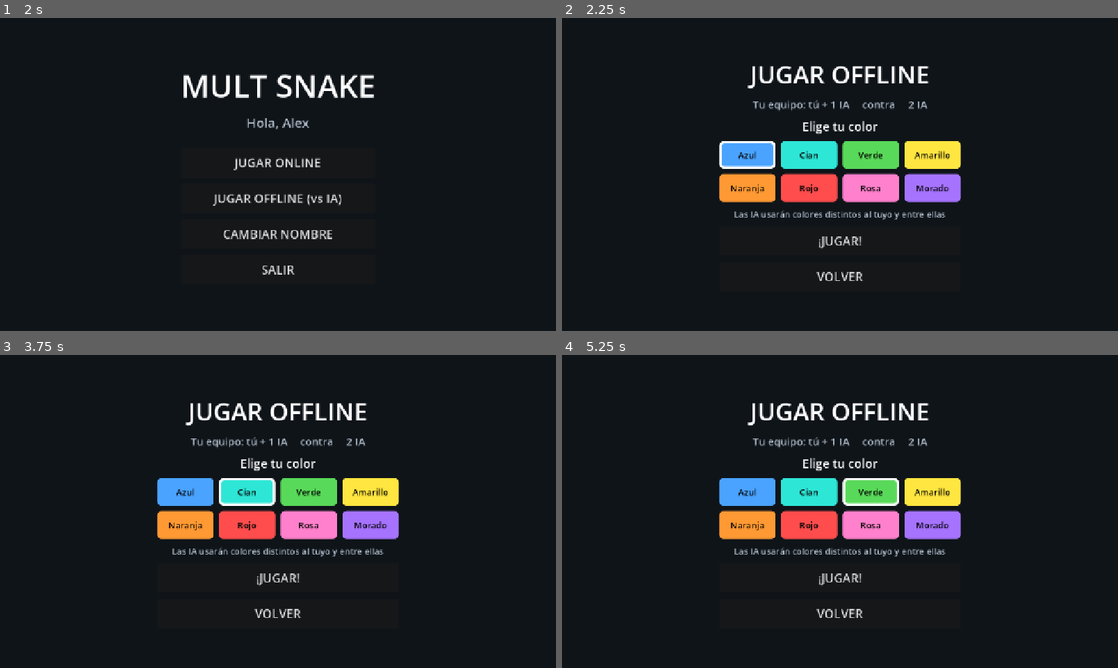
Above: before the commit, frames 1-4 (two rows, left to right).
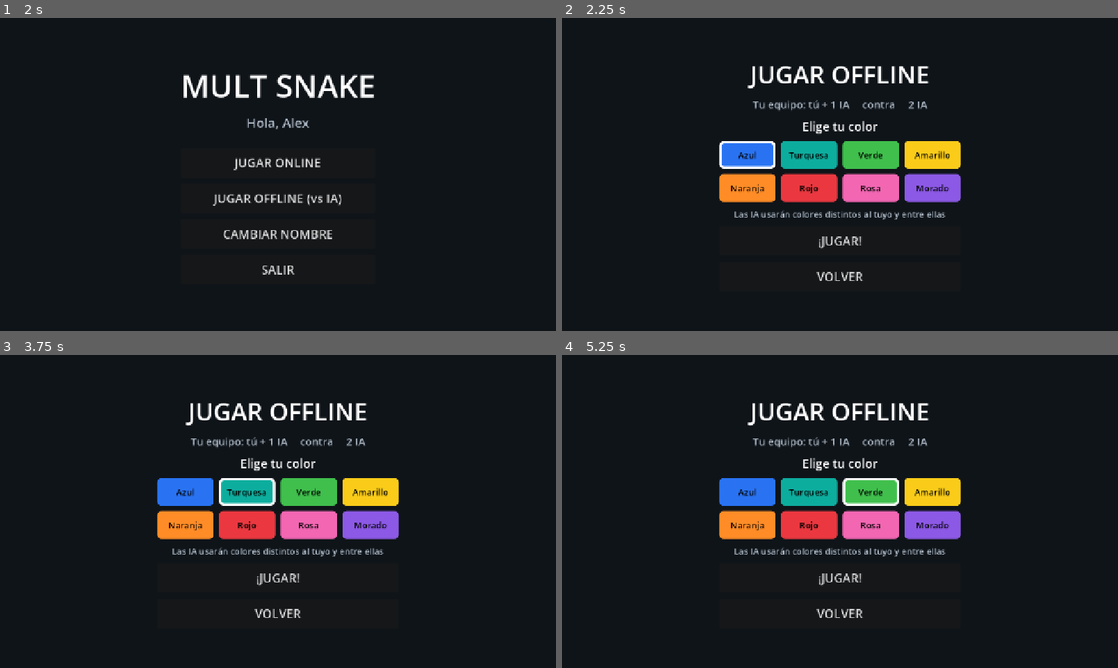
Above: after the commit, the same moments.

Repository: adrianespinosa-es/Multi-Snake
Game: Godot game, scene res://main.tscn
Two runs of this game, one before a commit and one after it. Both use one fixed random seed, a clock stepped at 60 frames per second and the inputs below.
Inputs (mouse positions are in pixels of both pictures, inside the frame that each line leads up to):
- Up to frame 1 (2 s): click (278, 208) at 0.52 s; type "Alex" at 0.6 s; click "ENTRAR" at 1.25 s
- Up to frame 2 (2.25 s): click "JUGAR OFFLINE (vs IA)" at 2 s
- Up to frame 3 (3.75 s): click "Azul" at 2.75 s; click (244, 492) at 3.5 s, where only the run before the commit has a clickable "Cian"
- Up to frame 4 (5.25 s): click (806, 492) at 4.25 s, where only the run after the commit has a clickable "Turquesa"; click "Verde" at 5 s

Frame 1 is identical in both runs. In frame 2, 4.8% of the frame differs, in the area x 28-72%, y 39-59%; in frame 3, 4.8%; in frame 4, 4.7%.

Commit message:
v0.3: pierden puntos al morir, fondo pastel, serpientes redondeadas

Diff:
--- a/game.gd
+++ b/game.gd
@@ -35,6 +35,11 @@
 	KEY_D: Vector2i.RIGHT, KEY_RIGHT: Vector2i.RIGHT,
 }
 const DARK := Color(0.08, 0.08, 0.10)
+const NAVY := Color(0.10, 0.16, 0.30)
+const BG_COLOR := Color(0.62, 0.75, 0.90)      # fondo general (azul pastel algo mas intenso)
+const ARENA_COLOR := Color(0.80, 0.90, 0.98)   # tablero (azul pastel)
+const GRID_COLOR := Color(0.72, 0.83, 0.94)
+const BORDER_COLOR := Color(0.35, 0.50, 0.70)
 
 var authoritative := true
 var local_slot := 0
@@ -176,6 +181,8 @@
 	var s: Dictionary = snakes[i]
 	s["alive"] = false
 	s["body"] = []
+	s["score"] = 0   # al morir pierde sus puntos (se restan del total del equipo)
+	s["grow"] = 0
 	s["respawn_t"] = RESPAWN_TIME
 
 
@@ -473,7 +480,8 @@
 
 
 func _team_icon(pos: Vector2, team: int) -> void:
-	draw_rect(Rect2(pos, Vector2(24, 24)), Color(0.80, 0.82, 0.86))
+	draw_rect(Rect2(pos, Vector2(24, 24)), Color(0.97, 0.98, 1.0))
+	draw_rect(Rect2(pos, Vector2(24, 24)), NAVY, false, 2.0)
 	var inner := Rect2(pos + Vector2(7, 7), Vector2(10, 10))
 	if team == 0:
 		draw_rect(inner, DARK)
@@ -481,79 +489,131 @@
 		draw_rect(inner, DARK, false, 2.0)
 
 
+func _text_o(txt: String, pos: Vector2, size: int, col: Color, outline_col: Color,
+		align: HorizontalAlignment = HORIZONTAL_ALIGNMENT_LEFT, width: float = -1.0) -> void:
+	var f := ThemeDB.fallback_font
+	draw_string_outline(f, pos, txt, align, width, size, 3, outline_col)
+	draw_string(f, pos, txt, align, width, size, col)
+
+
+func _center(c: Vector2i) -> Vector2:
+	return ORIGIN + Vector2(c) * CELL + Vector2(CELL, CELL) * 0.5
+
+
+## Rectangulo que une dos centros contiguos (ancho 2*r), para que el cuerpo sea continuo.
+func _link(a: Vector2, b: Vector2, r: float, col: Color) -> void:
+	if absf(a.x - b.x) > absf(a.y - b.y):
+		draw_rect(Rect2(Vector2(minf(a.x, b.x), a.y - r), Vector2(absf(a.x - b.x), r * 2.0)), col)
+	else:
+		draw_rect(Rect2(Vector2(a.x - r, minf(a.y, b.y)), Vector2(r * 2.0, absf(a.y - b.y))), col)
+
+
+func _draw_snake(i: int) -> void:
+	var body: Array = snakes[i]["body"]
+	var n := body.size()
+	if n == 0:
+		return
+	var base := _pcolor(i)
+	var light := base.lightened(0.45)     # morro
+	var dark := base.darkened(0.45)       # cola
+	var outline := base.darkened(0.65)
+	var r := CELL * 0.5 - 1.5
+	var cols: Array = []
+	for j in n:
+		cols.append(light.lerp(dark, float(j) / float(maxi(n - 1, 1))))
+	# contorno
+	for j in range(n - 1, -1, -1):
+		var rr := r + 1.0 if j == 0 else r
+		var p := _center(body[j])
+		draw_circle(p, rr + 2.0, outline)
+		if j < n - 1:
+			_link(p, _center(body[j + 1]), r + 2.0, outline)
+	# relleno con degradado
+	for j in range(n - 1, -1, -1):
+		var rr := r + 1.0 if j == 0 else r
+		var p := _center(body[j])
+		if j < n - 1:
+			_link(p, _center(body[j + 1]), r, cols[j].lerp(cols[j + 1], 0.5))
+		draw_circle(p, rr, cols[j])
+	# marca de equipo en la cabeza: cuadrado (equipo 1) o aro (equipo 2)
+	var hc := _center(body[0])
+	var mark := Rect2(hc - Vector2(5, 5), Vector2(10, 10))
+	if (i >> 1) == 0:
+		draw_rect(mark, DARK)
+	else:
+		draw_rect(mark, DARK, false, 2.0)
+	_text_o(str(Session.slots[i]["name"]), hc + Vector2(-40, -16), 13, Color.WHITE, NAVY,
+		HORIZONTAL_ALIGNMENT_CENTER, 80.0)
+	if i == local_slot and (countdown > 0.0 or GAME_TIME - time_left < 4.0):
+		draw_arc(hc, r + 6.0, 0.0, TAU, 32, NAVY, 3.0)
+
+
 func _draw() -> void:
-	draw_rect(Rect2(Vector2.ZERO, SCREEN), Color(0.06, 0.08, 0.10))
+	draw_rect(Rect2(Vector2.ZERO, SCREEN), BG_COLOR)
 	var arena := Rect2(ORIGIN, Vector2(COLS * CELL, ROWS * CELL))
-	draw_rect(arena, Color(0.09, 0.12, 0.15))
-	draw_rect(arena, Color(0.36, 0.40, 0.45), false, 3.0)
+	draw_rect(arena, ARENA_COLOR)
+	for x in range(1, COLS):
+		var px := ORIGIN.x + x * CELL
+		draw_line(Vector2(px, ORIGIN.y), Vector2(px, ORIGIN.y + ROWS * CELL), GRID_COLOR, 1.0)
+	for y in range(1, ROWS):
+		var py := ORIGIN.y + y * CELL
+		draw_line(Vector2(ORIGIN.x, py), Vector2(ORIGIN.x + COLS * CELL, py), GRID_COLOR, 1.0)
+	draw_rect(arena, BORDER_COLOR, false, 4.0)
 
 	for c in walls.keys():
 		var r := _rect(c, 1.0)
 		draw_rect(r, Color(0.30, 0.16, 0.14))
-		draw_line(r.position, r.end, Color(0.75, 0.40, 0.30), 2.0)
-		draw_line(Vector2(r.end.x, r.position.y), Vector2(r.position.x, r.end.y), Color(0.75, 0.40, 0.30), 2.0)
+		draw_line(r.position, r.end, Color(0.85, 0.50, 0.38), 2.0)
+		draw_line(Vector2(r.end.x, r.position.y), Vector2(r.position.x, r.end.y), Color(0.85, 0.50, 0.38), 2.0)
 
 	for c in items.keys():
 		var t: int = items[c]
 		var base := _rect(c, 0.0).position + Vector2(0, 18)
 		if t == Item.FOOD:
-			draw_rect(_rect(c, 7.0), Color(0.95, 0.95, 0.95))
+			draw_rect(_rect(c, 7.0), NAVY)
 		elif t == Item.BIG:
-			draw_rect(_rect(c, 3.0), Color(0.95, 0.95, 0.95))
-			_text("2", base, 18, DARK, HORIZONTAL_ALIGNMENT_CENTER, CELL)
+			draw_rect(_rect(c, 3.0), NAVY)
+			_text("2", base, 18, Color.WHITE, HORIZONTAL_ALIGNMENT_CENTER, CELL)
 		elif t == Item.SLOW:
-			draw_rect(_rect(c, 3.0), Color(0.40, 0.40, 0.46))
+			draw_rect(_rect(c, 3.0), Color(0.45, 0.45, 0.52))
 			_text("-", base, 20, Color.WHITE, HORIZONTAL_ALIGNMENT_CENTER, CELL)
 		elif t == Item.FAST:
-			draw_rect(_rect(c, 3.0), Color(0.78, 0.82, 0.90))
-			_text("+", base, 20, DARK, HORIZONTAL_ALIGNMENT_CENTER, CELL)
+			draw_rect(_rect(c, 3.0), Color(0.97, 0.97, 1.0))
+			draw_rect(_rect(c, 3.0), NAVY, false, 2.0)
+			_text("+", base, 20, NAVY, HORIZONTAL_ALIGNMENT_CENTER, CELL)
 
 	if Session.slots.size() == 4:
 		for i in snakes.size():
-			var s: Dictionary = snakes[i]
-			if not s["alive"]:
-				continue
-			var body: Array = s["body"]
-			var col := _pcolor(i)
-			for j in body.size():
-				draw_rect(_rect(body[j], 1.0), col.lightened(0.45) if j == 0 else col)
-			var head: Vector2i = body[0]
-			var mark := _rect(head, 7.0)
-			if (i >> 1) == 0:
-				draw_rect(mark, DARK)
-			else:
-				draw_rect(mark, DARK, false, 2.0)
-			var hp := ORIGIN + Vector2(head) * CELL
-			_text(str(Session.slots[i]["name"]), hp + Vector2(-40, -3), 13, Color(1, 1, 1, 0.85),
-				HORIZONTAL_ALIGNMENT_CENTER, CELL + 80.0)
-			if i == local_slot and (countdown > 0.0 or GAME_TIME - time_left < 4.0):
-				draw_rect(_rect(head, -3.0), Color.WHITE, false, 2.0)
+			if snakes[i]["alive"]:
+				_draw_snake(i)
 		_draw_hud()
 
 	if countdown > 0.0 and state == State.PLAYING:
 		draw_rect(Rect2(Vector2.ZERO, SCREEN), Color(0, 0, 0, 0.45))
 		_text(str(int(ceil(countdown))), Vector2(0, 400), 160, Color.WHITE, HORIZONTAL_ALIGNMENT_CENTER, SCREEN.x)
 		_text("¡Prepárate!", Vector2(0, 250), 44, Color(1.0, 0.85, 0.2), HORIZONTAL_ALIGNMENT_CENTER, SCREEN.x)
-		_text("Mueve tu serpiente (marcada con un cuadro blanco) con flechas/WASD o deslizando el dedo",
+		_text("Tu serpiente está marcada con un círculo. Muévela con flechas/WASD o deslizando el dedo",
 			Vector2(0, 470), 22, Color.WHITE, HORIZONTAL_ALIGNMENT_CENTER, SCREEN.x)
+		_text("Si mueres pierdes los puntos que llevabas",
+			Vector2(0, 505), 22, Color(1.0, 0.85, 0.2), HORIZONTAL_ALIGNMENT_CENTER, SCREEN.x)
 	elif state == State.ENDED:
 		_draw_end()
 
 
 func _draw_hud() -> void:
 	_team_icon(Vector2(40, 12), 0)
-	_text("EQUIPO 1: %d" % _team_score(0), Vector2(72, 36), 28, Color.WHITE)
+	_text("EQUIPO 1: %d" % _team_score(0), Vector2(72, 36), 28, NAVY)
 	_team_icon(Vector2(1216, 12), 1)
-	_text("EQUIPO 2: %d" % _team_score(1), Vector2(0, 36), 28, Color.WHITE, HORIZONTAL_ALIGNMENT_RIGHT, 1208.0)
+	_text("EQUIPO 2: %d" % _team_score(1), Vector2(0, 36), 28, NAVY, HORIZONTAL_ALIGNMENT_RIGHT, 1208.0)
 	var secs := int(ceil(time_left))
-	_text("%d:%02d" % [secs / 60, secs % 60], Vector2(0, 36), 32, Color.WHITE, HORIZONTAL_ALIGNMENT_CENTER, SCREEN.x)
+	_text("%d:%02d" % [secs / 60, secs % 60], Vector2(0, 36), 32, NAVY, HORIZONTAL_ALIGNMENT_CENTER, SCREEN.x)
 	var elapsed := GAME_TIME - time_left
 	var phase := "Fase 1: puntos +1"
 	if elapsed >= PHASE3_AT:
 		phase = "Fase 3: paredes y velocidad"
 	elif elapsed >= PHASE2_AT:
 		phase = "Fase 2: puntos +2 (1/5)"
-	_text(phase, Vector2(0, 58), 16, Color(0.7, 0.75, 0.8), HORIZONTAL_ALIGNMENT_CENTER, SCREEN.x)
+	_text(phase, Vector2(0, 58), 16, Color(0.25, 0.33, 0.50), HORIZONTAL_ALIGNMENT_CENTER, SCREEN.x)
 	var xs := [40.0, 250.0, 830.0, 1040.0]
 	for i in snakes.size():
 		var s: Dictionary = snakes[i]
@@ -566,7 +626,7 @@
 			txt += " [+]"
 		elif s["mult"] < 1.0:
 			txt += " [-]"
-		_text(txt, Vector2(xs[i], 58), 16, _pcolor(i))
+		_text_o(txt, Vector2(xs[i], 58), 16, _pcolor(i), NAVY)
 
 
 func _draw_end() -> void:
--- a/project.godot
+++ b/project.godot
@@ -1,22 +1,11 @@
 ; Engine configuration file.
-; It's best edited using the editor UI and not directly,
-; since the parameters that go here are not all obvious.
-;
-; Format:
-;   [section] ; section goes between []
-;   param=value ; assign values to parameters
-
 config_version=5
-
-[animation]
-
-compatibility/default_parent_skeleton_in_mesh_instance_3d=true
 
 [application]
 
 config/name="Mult Snake"
 run/main_scene="res://main.tscn"
-config/features=PackedStringArray("4.7")
+config/features=PackedStringArray("4.3")
 
 [autoload]
 
@@ -27,6 +16,8 @@
 window/size/viewport_width=1280
 window/size/viewport_height=720
 window/stretch/mode="canvas_items"
+window/stretch/aspect="keep"
+window/handheld/orientation=0
 
 [rendering]
 
--- a/session.gd
+++ b/session.gd
@@ -12,10 +12,10 @@
 const PROFILE_PATH := "user://profile.cfg"
 
 var palette: Array = [
-	Color(0.29, 0.64, 1.00), Color(0.18, 0.90, 0.84), Color(0.35, 0.85, 0.35), Color(1.00, 0.90, 0.25),
-	Color(1.00, 0.60, 0.20), Color(1.00, 0.30, 0.30), Color(1.00, 0.50, 0.80), Color(0.65, 0.45, 1.00),
+	Color(0.16, 0.45, 0.95), Color(0.05, 0.68, 0.62), Color(0.25, 0.75, 0.30), Color(0.98, 0.80, 0.10),
+	Color(1.00, 0.55, 0.15), Color(0.92, 0.22, 0.25), Color(0.95, 0.40, 0.70), Color(0.55, 0.35, 0.90),
 ]
-var palette_names: Array = ["Azul", "Cian", "Verde", "Amarillo", "Naranja", "Rojo", "Rosa", "Morado"]
+var palette_names: Array = ["Azul", "Turquesa", "Verde", "Amarillo", "Naranja", "Rojo", "Rosa", "Morado"]
 
 var player_name := ""
 var my_color := 0
